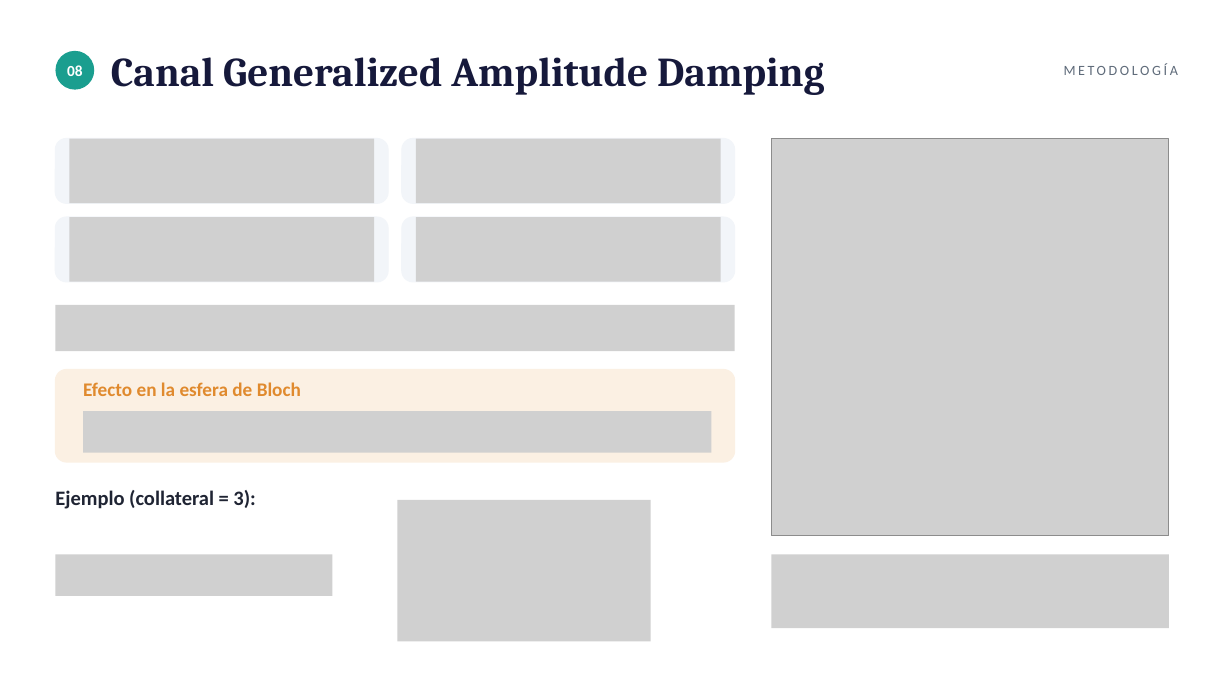
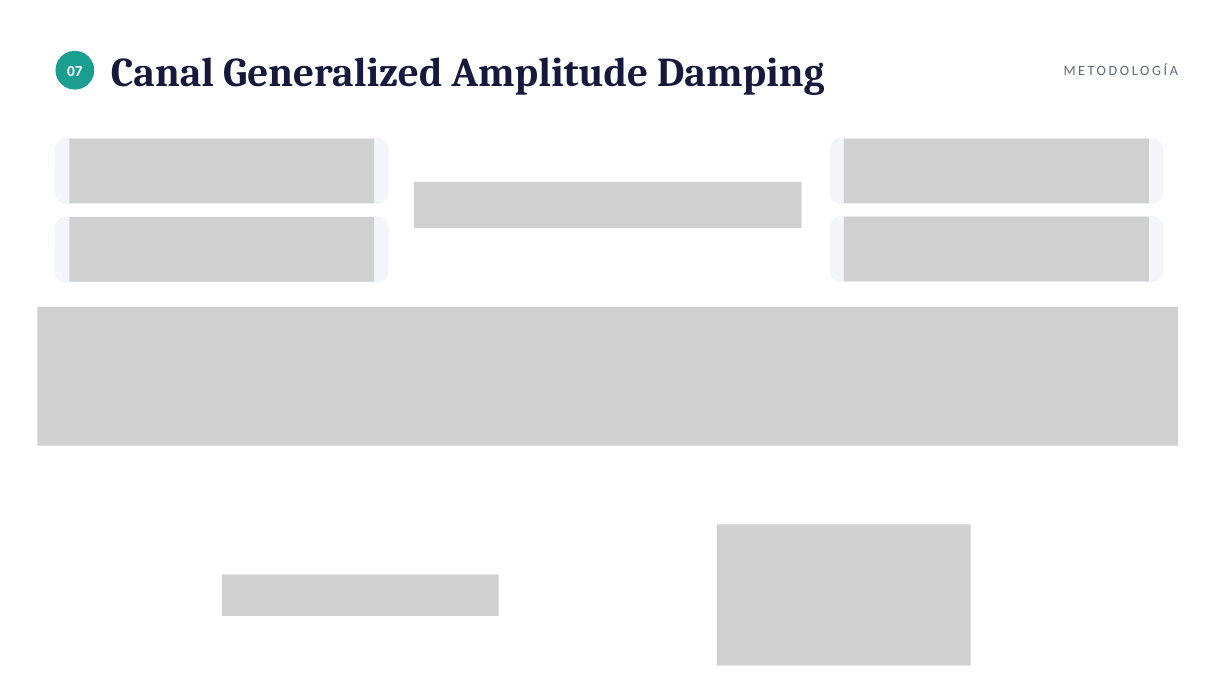
Before and after one commit to tomasSiSa18/TesisPregrado, a slide deck: slide 17 of PresentacionSemana8/PresentacionSemana8.pptx (slide 7 before the commit). Drawn at 1232x693 pixels with LibreOffice and Linux fonts; fonts in the diff are those of the drawing; grey boxes stand for pictures. Boxes give left, top, right and bottom in pixels: in the first picture for what was removed or moved away, otherwise in the second. Text is boxed around its words. In the diff, an @@ line names an element or a change of style, - is before the commit and + after.

```diff
--- a/PresentacionSemana8/PresentacionSemana8.pptx
+++ b/PresentacionSemana8/PresentacionSemana8.pptx
@@ text at [67, 66, 83, 76]: text changed @@
-08
+07
@@ picture removed at [416, 139, 721, 203] @@
@@ picture removed at [772, 139, 1169, 536] @@
@@ rounded rectangle: place and size @@
-rounded rectangle at [402, 139, 735, 203]
+rounded rectangle at [830, 139, 1163, 203]
@@ picture added at [844, 139, 1149, 203] @@
@@ picture added at [414, 182, 801, 228] @@
@@ picture removed at [416, 217, 721, 282] @@
@@ rounded rectangle: place and size @@
-rounded rectangle at [402, 217, 735, 282]
+rounded rectangle at [830, 217, 1163, 282]
@@ picture added at [844, 217, 1149, 282] @@
@@ picture added at [38, 307, 1178, 445] @@
@@ picture removed at [55, 305, 735, 351] @@
@@ rounded rectangle removed at [55, 370, 735, 462] @@
@@ text removed at [83, 382, 301, 396] @@
-Efecto en la esfera de Bloch
@@ picture removed at [83, 411, 712, 453] @@
@@ text removed at [55, 490, 255, 509] @@
-Ejemplo (collateral = 3):
@@ picture removed at [397, 500, 651, 641] @@
@@ picture added at [717, 524, 970, 665] @@
@@ picture removed at [55, 555, 333, 596] @@
@@ picture removed at [772, 555, 1169, 628] @@
@@ picture added at [222, 574, 499, 616] @@
```
Also in this commit, not shown: 8 other slides changed, 10 slides added, 5 slides removed, 1 other file.
